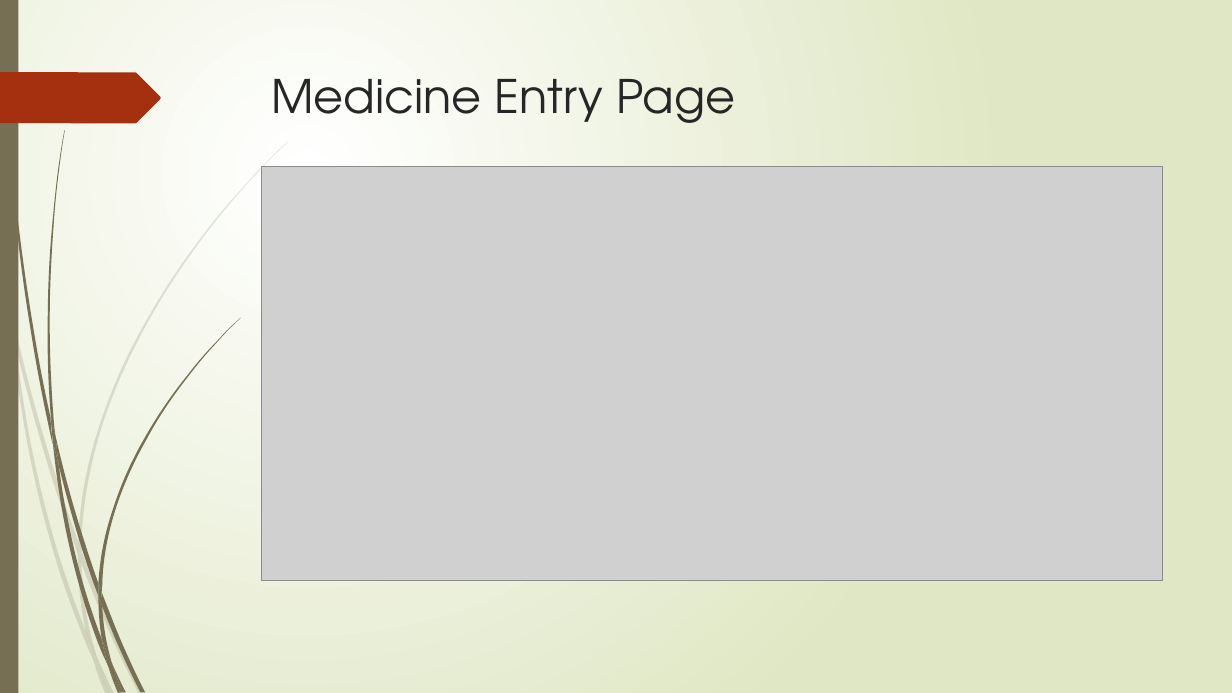
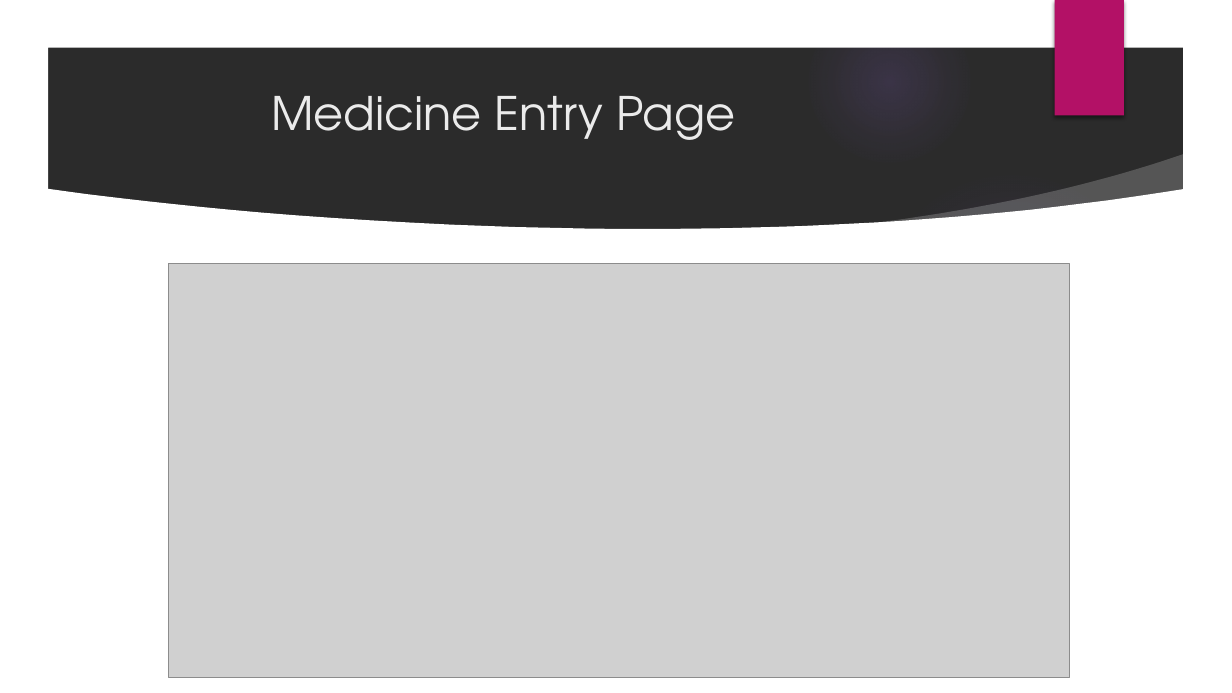
Before and after one commit to dipu157/pres_reactlara, a slide deck: slide 24 of Documentation/CSE202103099_(Mineuddin Ahmed Dipu).pptx. Drawn at 1232x693 pixels with LibreOffice and Linux fonts; fonts in the diff are those of the drawing; grey boxes stand for pictures; background and template pictures are left out; a plain dark background stands for a picture behind light text. Boxes give left, top, right and bottom in pixels: in the first picture for what was removed or moved away, otherwise in the second. Text is boxed around its words. In the diff, an @@ line names an element or a change of style, - is before the commit and + after.

```diff
--- a/Documentation/CSE202103099_(Mineuddin Ahmed Dipu).pptx
+++ b/Documentation/CSE202103099_(Mineuddin Ahmed Dipu).pptx
@@ background gradient #FFFFFF to #DFE8C4 to picture (left out) @@
@@ rectangle removed at bbox=[0, 0, 18, 693] @@
@@ group added at bbox=[0, 0, 1232, 693]: 5 ellipses, 3 freeform shapes @@
@@ rectangle added at bbox=[1055, 0, 1124, 116], fill #B31166 @@
@@ freeform shape removed at bbox=[0, 72, 161, 123] @@
@@ title "Medicine Entry Page" at bbox=[271, 96, 735, 140]: text colour #262626 to #EBEBEB; vertical alignment top to middle @@
@@ picture: place and size @@
-picture at bbox=[262, 167, 1163, 581]
+picture at bbox=[168, 263, 1069, 677]
@@ group removed at bbox=[0, 141, 288, 693]: 10 freeform shapes @@
@@ group removed at bbox=[3, 0, 240, 693]: 12 freeform shapes @@
```
Also in this commit, not shown: 26 other slides changed, 4 slides added, 3 slides removed, 2 other files.
